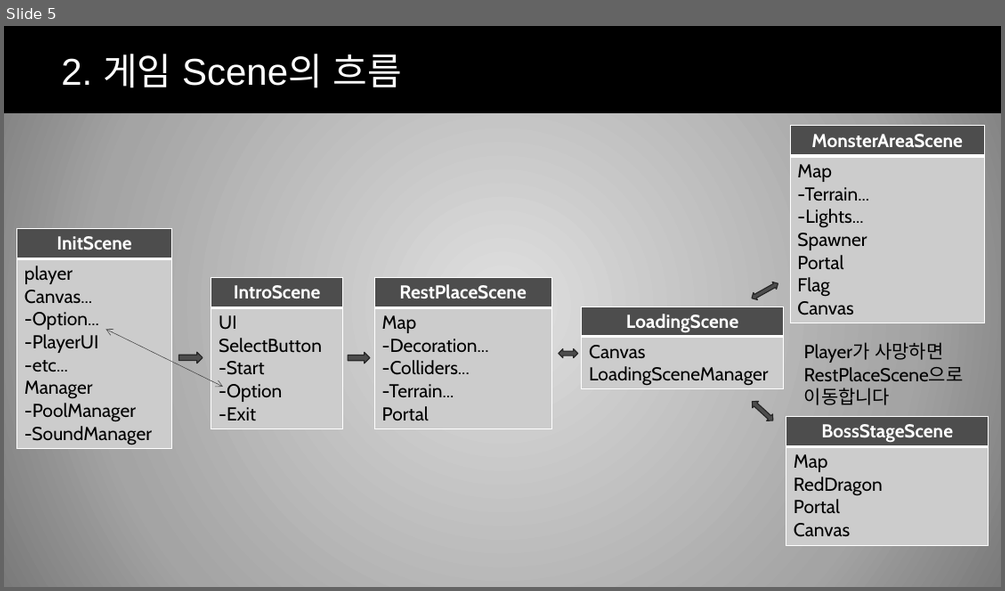
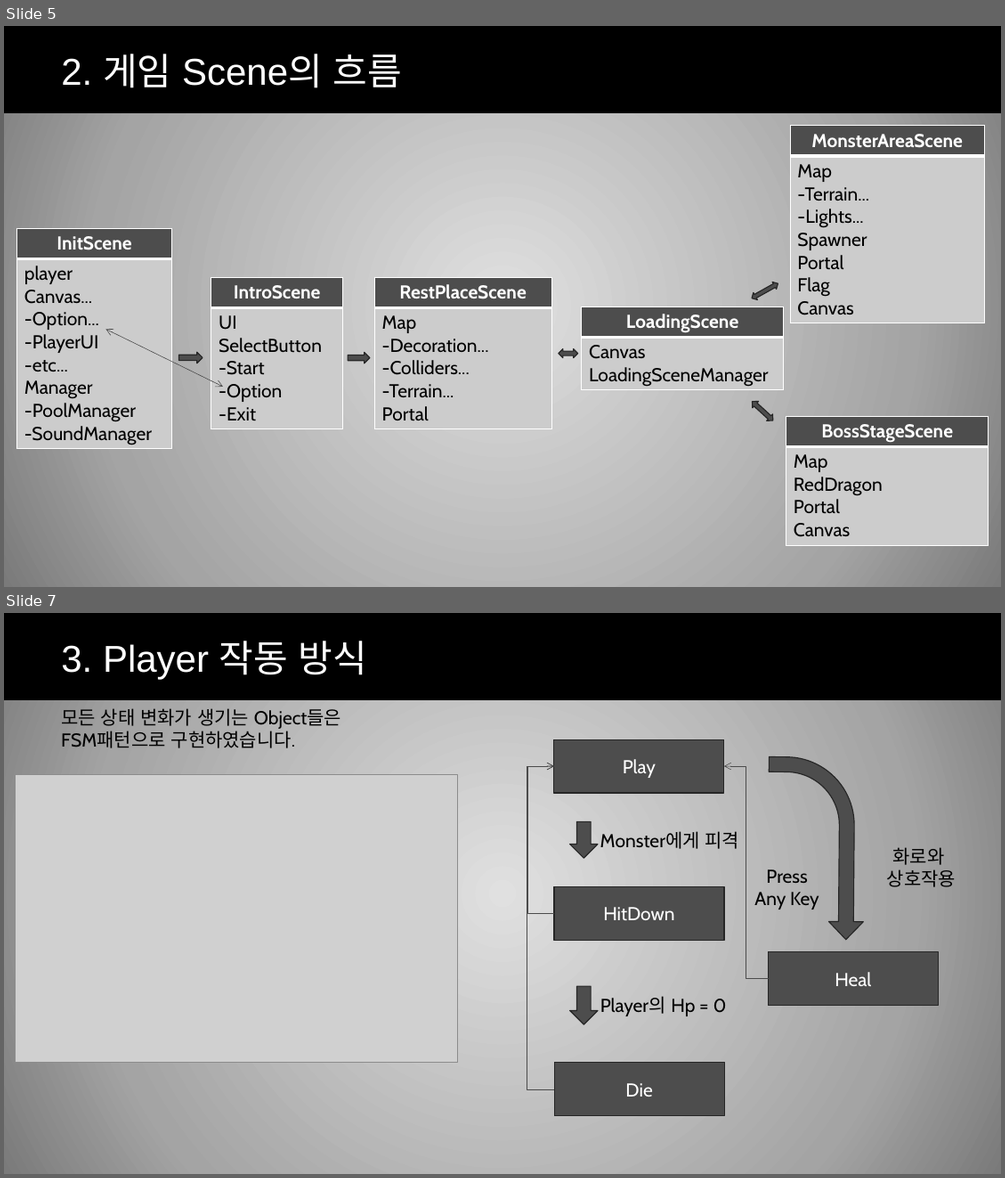
Before and after one commit to hyungun26/TheDarkest, a slide deck: The Darkest ppt.pptx. Shown one above the other, each under a label of ours: slide 5 before the commit, slides 5 and 7 after it; the slides between them are not shown. The pictures are 1005x591 and 1005x1178 pixels, drawn with LibreOffice and Linux fonts; fonts in the diff are those of the drawing; grey boxes stand for pictures; background and template pictures are left out. Boxes give left, top, right and bottom in pixels: in the first picture for what was removed or moved away, otherwise in the second. Text is boxed around its words. In the diff, an @@ line names an element or a change of style, - is before the commit and + after.

```diff
--- a/The Darkest ppt.pptx
+++ b/The Darkest ppt.pptx
@@ slide 7 added at (x1=4, y1=613, x2=1001, y2=1174), background gradient #E1E1E1 to #A5A5A5 to #7A7A7A; not listed: 1 template element that a slide beside it also shows @@
@@ title added at (x1=61, y1=641, x2=367, y2=680), 36 pt, text #FFFFFF @@
+3. Player 작동 방식
@@ text added at (x1=61, y1=708, x2=341, y2=748), 18 pt, text #000000 @@
+모든 상태 변화가 생기는 Object들은 FSM패턴으로 구현하였습니다.
@@ rectangle added at (x1=554, y1=739, x2=724, y2=793), fill #4D4D4D, outline #262626 1 pt, 18 pt, text #FFFFFF @@
+Play
@@ elbow arrow added from (554, 1089) to (554, 766), #4B4B4B 0.5 pt @@
@@ elbow arrow added from (554, 914) to (554, 766), #4B4B4B 0.5 pt @@
@@ elbow arrow added from (769, 979) to (724, 766), #4B4B4B 0.5 pt @@
@@ bent arrow added at (x1=767, y1=757, x2=865, y2=940), fill #4D4D4D, outline #262626 1 pt @@
@@ picture added at (x1=16, y1=775, x2=457, y2=1063) @@
@@ down arrow added at (x1=570, y1=821, x2=598, y2=859), fill #4D4D4D, outline #262626 1 pt @@
@@ text added at (x1=600, y1=831, x2=740, y2=849), 18 pt, text #000000 @@
+Monster에게 피격
@@ text added at (x1=887, y1=847, x2=955, y2=887), 18 pt, text #000000 @@
+화로와
+상호작용
@@ text added at (x1=754, y1=869, x2=819, y2=909), 18 pt, text #000000 @@
+Press Any Key
@@ rectangle added at (x1=554, y1=887, x2=724, y2=940), fill #4D4D4D, outline #262626 1 pt, 18 pt, text #FFFFFF @@
+HitDown
@@ rectangle added at (x1=769, y1=952, x2=938, y2=1005), fill #4D4D4D, outline #262626 1 pt, 18 pt, text #FFFFFF @@
+Heal
@@ down arrow added at (x1=570, y1=986, x2=598, y2=1024), fill #4D4D4D, outline #262626 1 pt @@
@@ text added at (x1=600, y1=997, x2=727, y2=1016), 18 pt, text #000000 @@
+Player의 Hp = 0
@@ rectangle added at (x1=554, y1=1062, x2=724, y2=1116), fill #4D4D4D, outline #262626 1 pt, 18 pt, text #FFFFFF @@
+Die
@@ slide 5 changed as well @@
@@ text removed at (x1=804, y1=342, x2=963, y2=405) @@
-Player가 사망하면RestPlaceScene으로 이동합니다
```
Also in this commit, not shown: 8 other slides changed, 1 other slide added, 2 other files.
